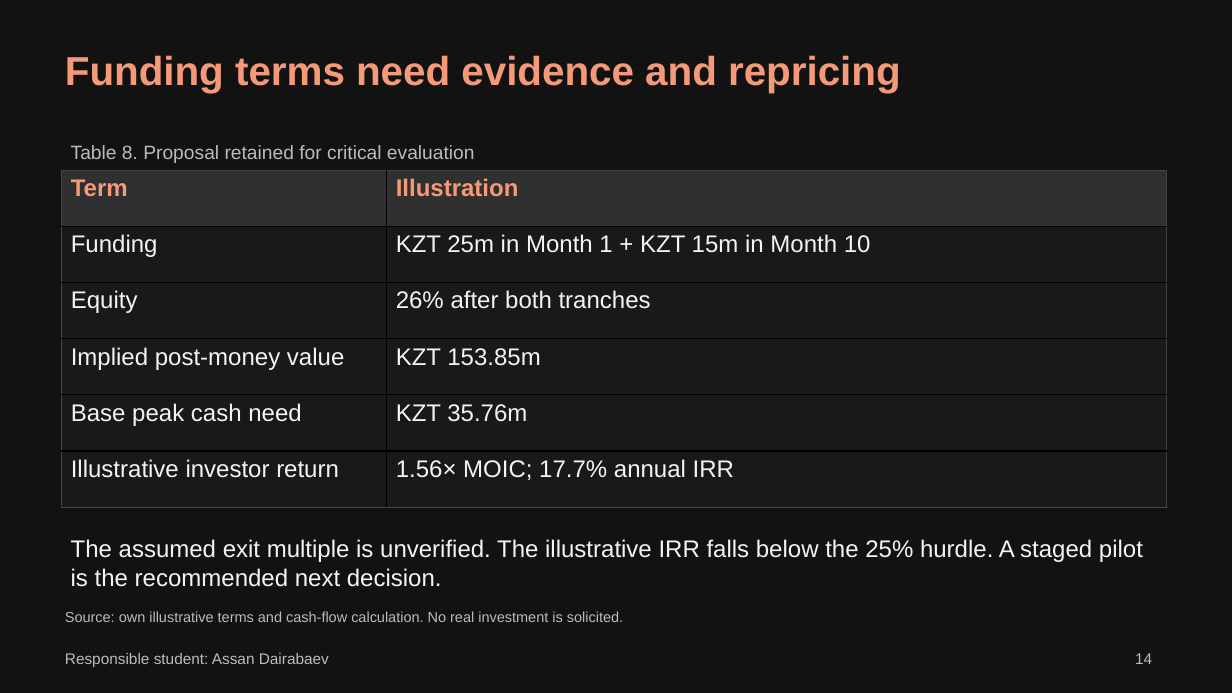
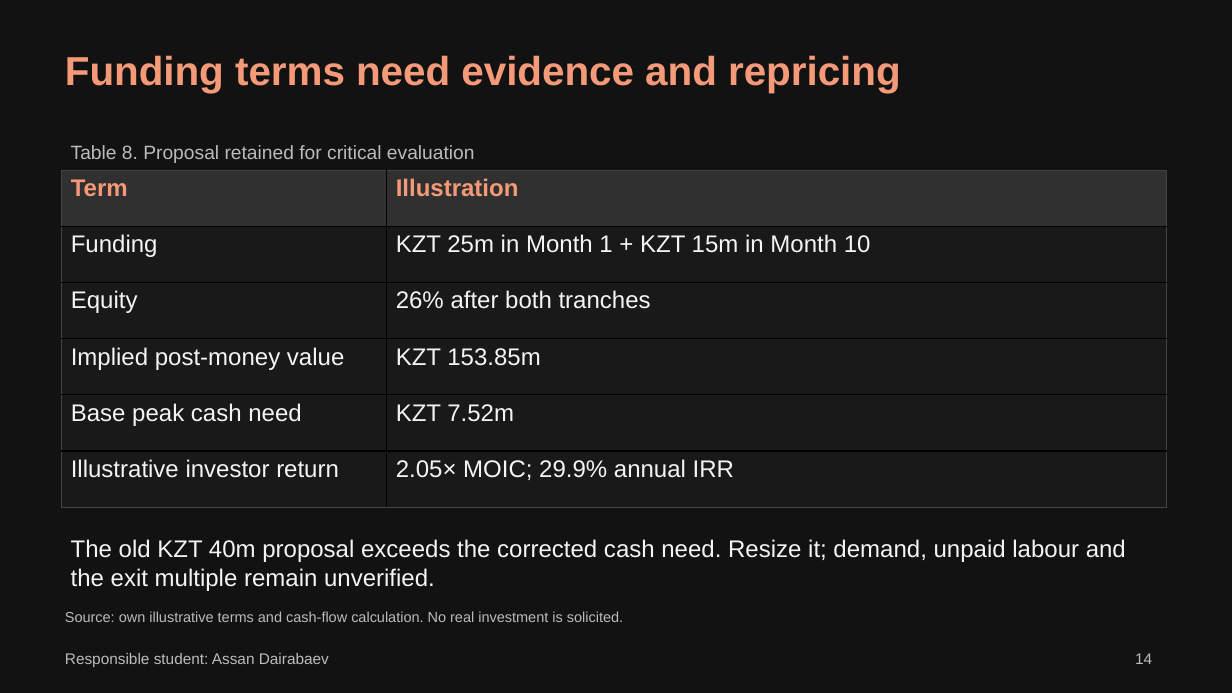
Before and after one commit to ONI-COLLI/Artguard, a slide deck: slide 14 of deliverables/final-project/Team03_FP_Presentation.pptx. Drawn at 1232x693 pixels with LibreOffice and Linux fonts; fonts in the diff are those of the drawing. Boxes give left, top, right and bottom in pixels: in the first picture for what was removed or moved away, otherwise in the second. Text is boxed around its words. In the diff, an @@ line names an element or a change of style, - is before the commit and + after.

Commit message:
Restore unpaid founder development and reconcile financial deliverables

```diff
--- a/deliverables/final-project/Team03_FP_Presentation.pptx
+++ b/deliverables/final-project/Team03_FP_Presentation.pptx
@@ table at box(62, 170, 1167, 507) @@
-row 5, column 2: KZT 35.76m
+row 5, column 2: KZT 7.52m
-row 6, column 2: 1.56× MOIC; 17.7% annual IRR
+row 6, column 2: 2.05× MOIC; 29.9% annual IRR
@@ text at box(71, 539, 1126, 591): text changed @@
-The assumed exit multiple is unverified. The illustrative IRR falls below the 25% hurdle. A staged pilot is the recommended next decision.
+The old KZT 40m proposal exceeds the corrected cash need. Resize it; demand, unpaid labour and the exit multiple remain unverified.
```
Also in this commit, not shown: 15 other slides changed, 15 other files.
